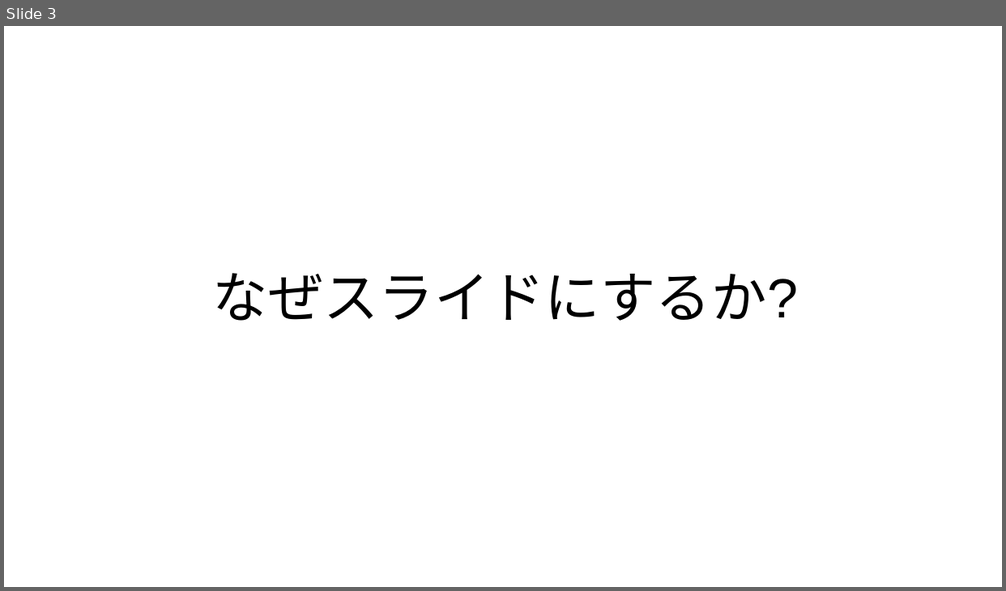
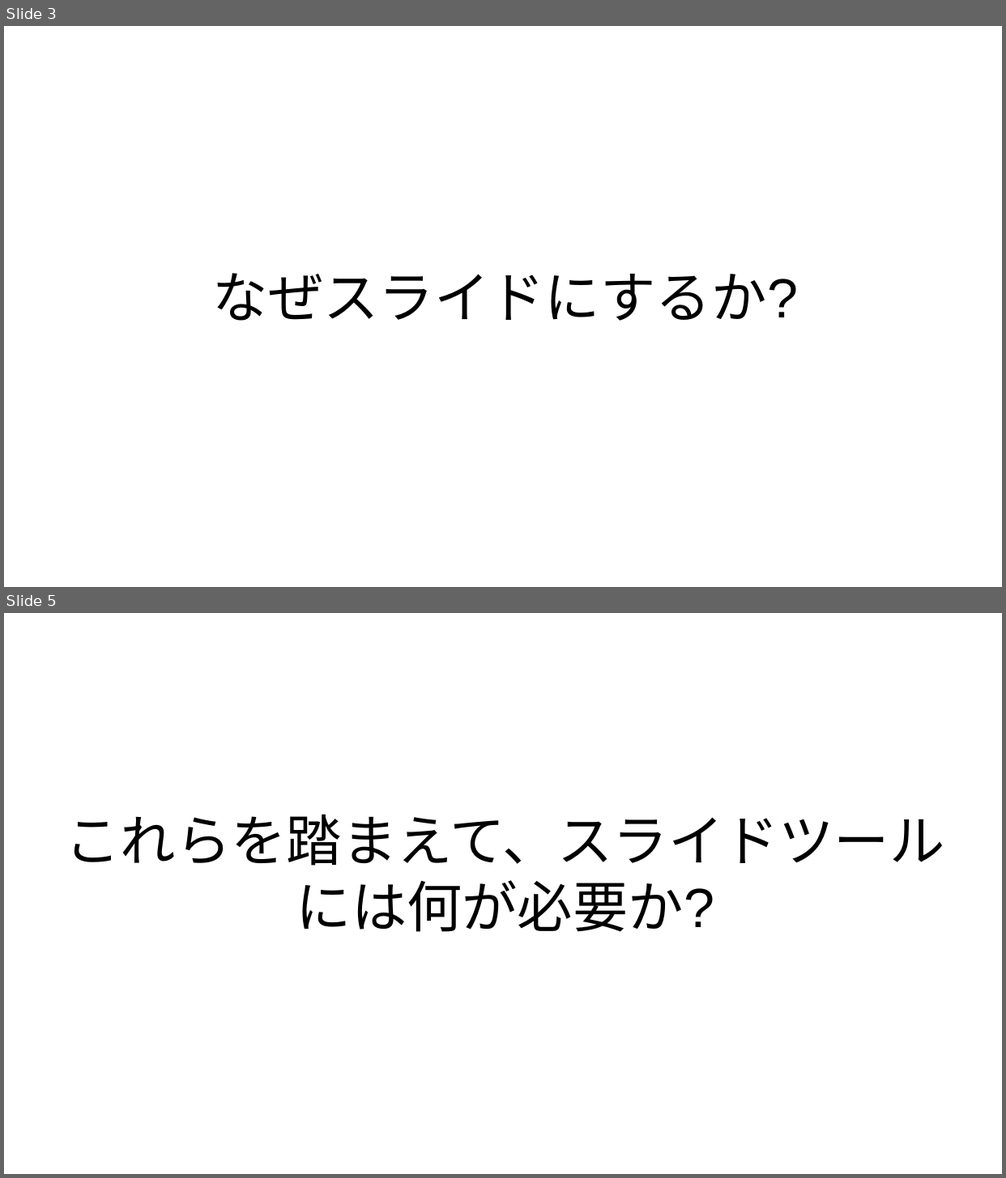
Before and after one commit to kijimaD/roam-ui, a slide deck: pages/pdfs/20250201_slide.odp. Shown one above the other, each under a label of ours: slide 3 before the commit, slides 3 and 5 after it; the slides between them are not shown. The pictures are 1006x591 and 1006x1178 pixels, drawn with LibreOffice and Linux fonts; fonts in the diff are those of the drawing. Boxes give left, top, right and bottom in pixels: in the first picture for what was removed or moved away, otherwise in the second. Text is boxed around its words. In the diff, an @@ line names an element or a change of style, - is before the commit and + after.

```diff
--- a/pages/pdfs/20250201_slide.odp
+++ b/pages/pdfs/20250201_slide.odp
@@ slide 5 added at box(4, 613, 1002, 1174), background #FFFFFF @@
@@ title added at box(66, 814, 945, 932), 44 pt, text #000000 @@
+これらを踏まえて、スライドツールには何が必要か?
```
Also in this commit, not shown: 4 slides changed, 1 other slide added, 8 other files.
